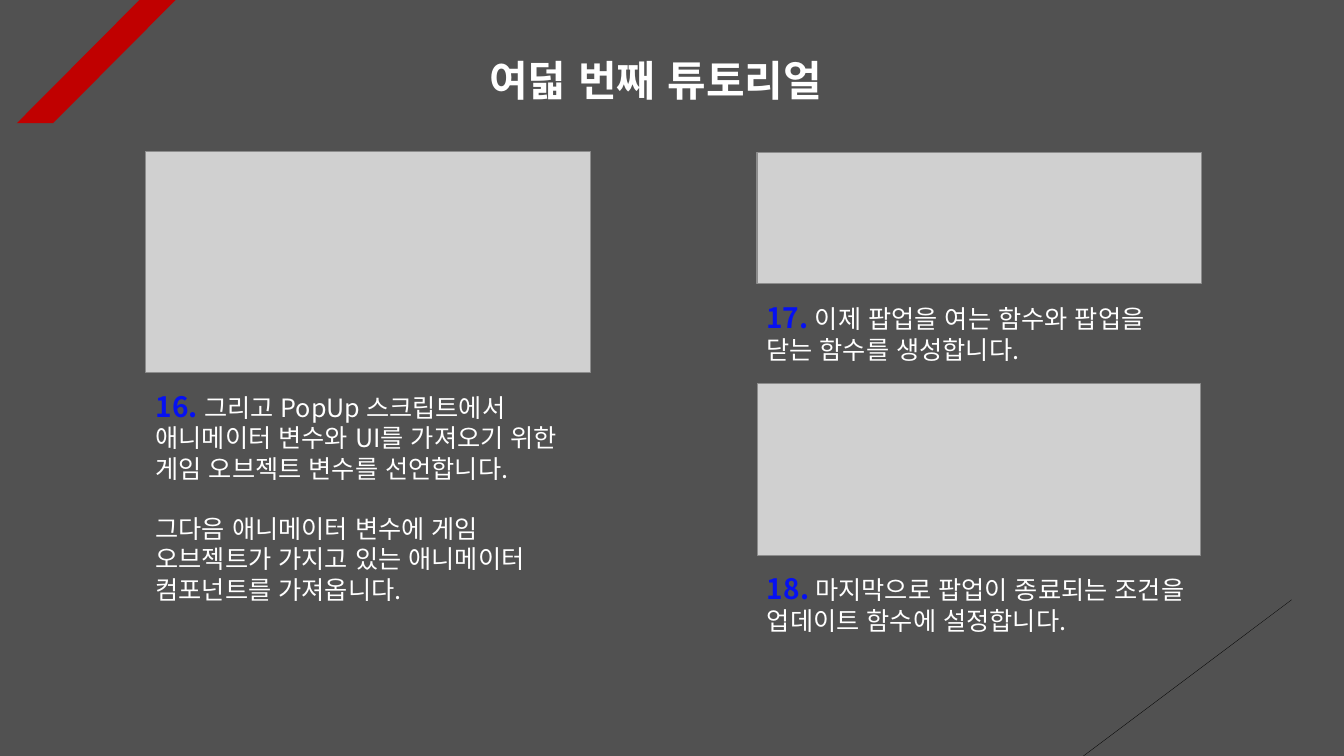
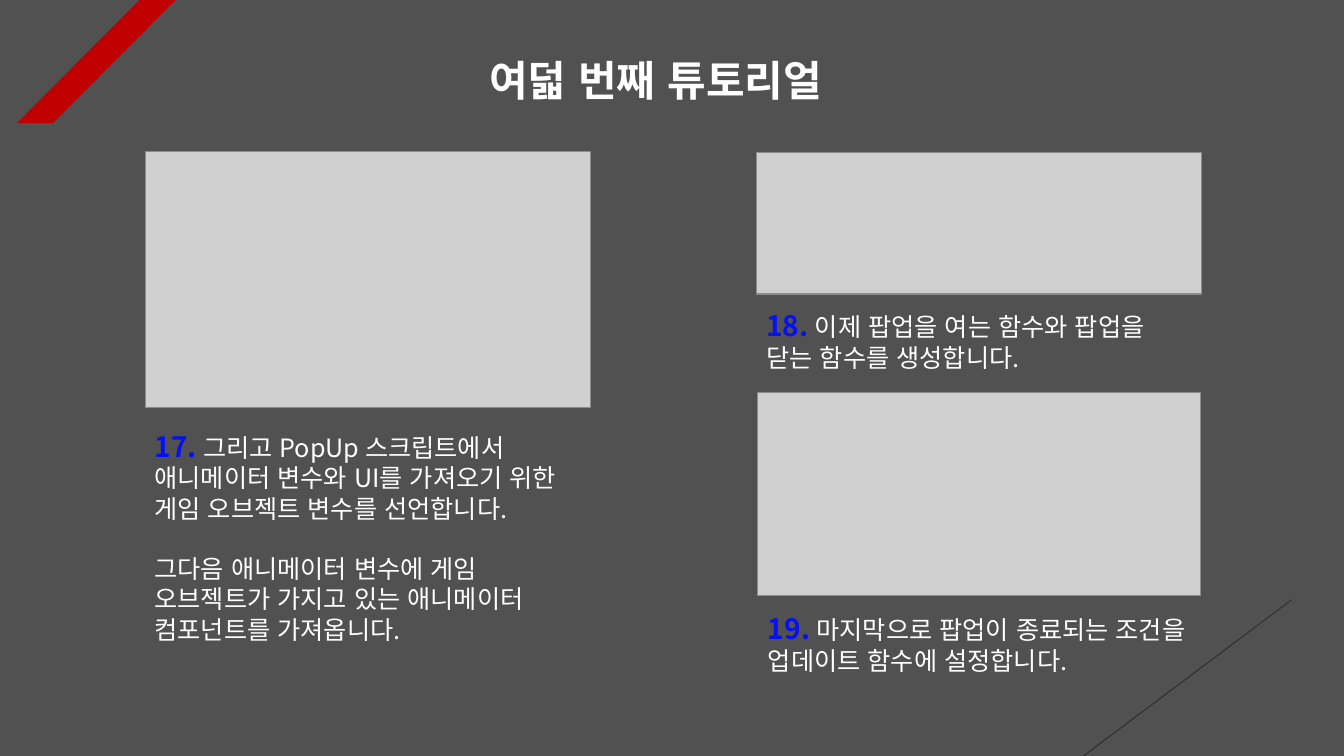
Before and after one commit to Unity2033/3D-UnityEngine, a slide deck: slide 8 of Assets/Class/Animation Clip/PPT Data/Animation Clip Example.pptx. Drawn at 1344x756 pixels with LibreOffice and Linux fonts; fonts in the diff are those of the drawing; grey boxes stand for pictures. Boxes give left, top, right and bottom in pixels: in the first picture for what was removed or moved away, otherwise in the second. Text is boxed around its words. In the diff, an @@ line names an element or a change of style, - is before the commit and + after.

```diff
--- a/Assets/Class/Animation Clip/PPT Data/Animation Clip Example.pptx
+++ b/Assets/Class/Animation Clip/PPT Data/Animation Clip Example.pptx
@@ picture: place and size @@
-picture at <box>145,152,590,373</box>
+picture at <box>145,152,590,408</box>
@@ picture: place and size @@
-picture at <box>757,152,1202,283</box>
+picture at <box>757,152,1202,293</box>
@@ text at <box>766,315,1145,369</box>: text changed @@
-17. 이제 팝업을 여는 함수와 팝업을 닫는 함수를 생성합니다.
+18. 이제 팝업을 여는 함수와 팝업을 닫는 함수를 생성합니다.
@@ picture: place and size @@
-picture at <box>758,384,1201,556</box>
+picture at <box>758,392,1201,596</box>
@@ text "17. 그리고 PopUp 스크립트에서 애니메이터 ...": place and size @@
-text "17. 그리고 PopUp 스크립트에서 애니메이터 ..." at <box>156,396,557,601</box>
+text "17. 그리고 PopUp 스크립트에서 애니메이터 ..." at <box>155,436,556,641</box>
@@ text at <box>155,436,556,520</box>: text changed @@
-16. 그리고 PopUp 스크립트에서 애니메이터 변수와 UI를 가져오기 위한 게임 오브젝트 변수를 선언합니다.
+17. 그리고 PopUp 스크립트에서 애니메이터 변수와 UI를 가져오기 위한 게임 오브젝트 변수를 선언합니다.
@@ text at <box>768,618,1186,672</box>: text changed @@
-18. 마지막으로 팝업이 종료되는 조건을 업데이트 함수에 설정합니다.
+19. 마지막으로 팝업이 종료되는 조건을 업데이트 함수에 설정합니다.
```
Also in this commit, not shown: 8 other slides changed, 14 other files.
